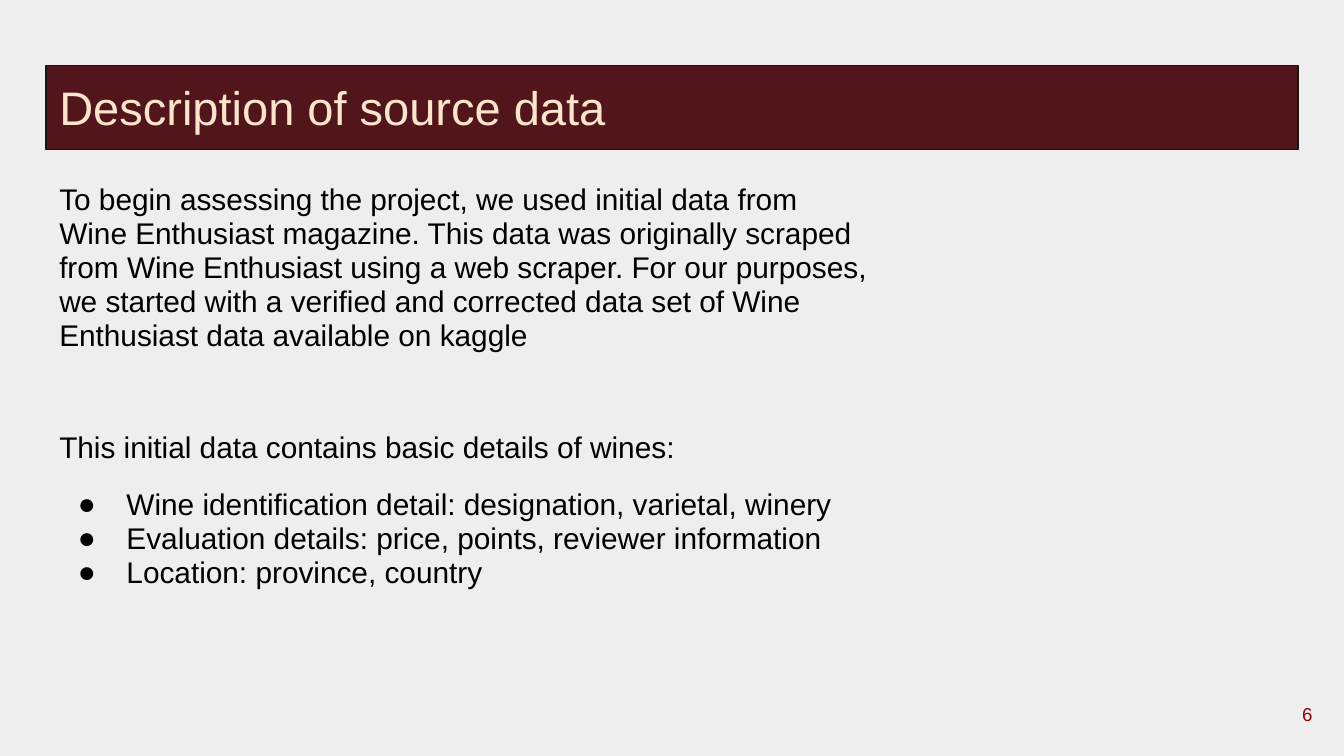
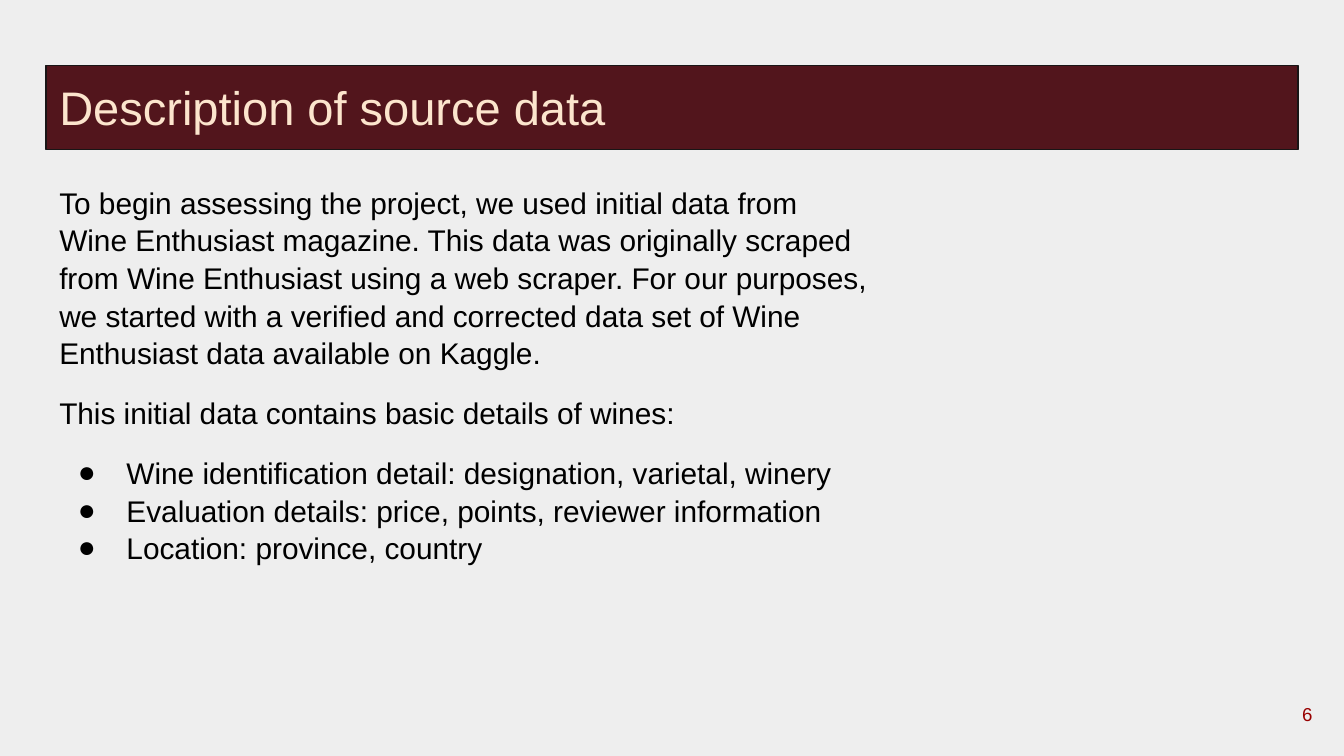
Before and after one commit to rkaysen63/Wine_Enthusiasts, a slide deck: slide 6 of Delia/WineEnthusiasts_d2.pptx. Drawn at 1344x756 pixels with LibreOffice and Linux fonts; fonts in the diff are those of the drawing. Boxes give left, top, right and bottom in pixels: in the first picture for what was removed or moved away, otherwise in the second. Text is boxed around its words. In the diff, an @@ line names an element or a change of style, - is before the commit and + after.

```diff
--- a/Delia/WineEnthusiasts_d2.pptx
+++ b/Delia/WineEnthusiasts_d2.pptx
@@ text at bbox=[59, 192, 867, 370]: text changed @@
-To begin assessing the project, we used initial data from
-Wine Enthusiast magazine. This data was originally scraped from Wine Enthusiast using a web scraper. For our purposes, we started with a verified and corrected data set of Wine Enthusiast data available on kaggle
+To begin assessing the project, we used initial data from
+Wine Enthusiast magazine. This data was originally scraped from Wine Enthusiast using a web scraper. For our purposes, we started with a verified and corrected data set of Wine Enthusiast data available on Kaggle.
@@ text at bbox=[59, 402, 831, 565]: line spacing 0.95 to 1.05 @@
```
Also in this commit, not shown: 7 other slides changed, 4 slides added.
